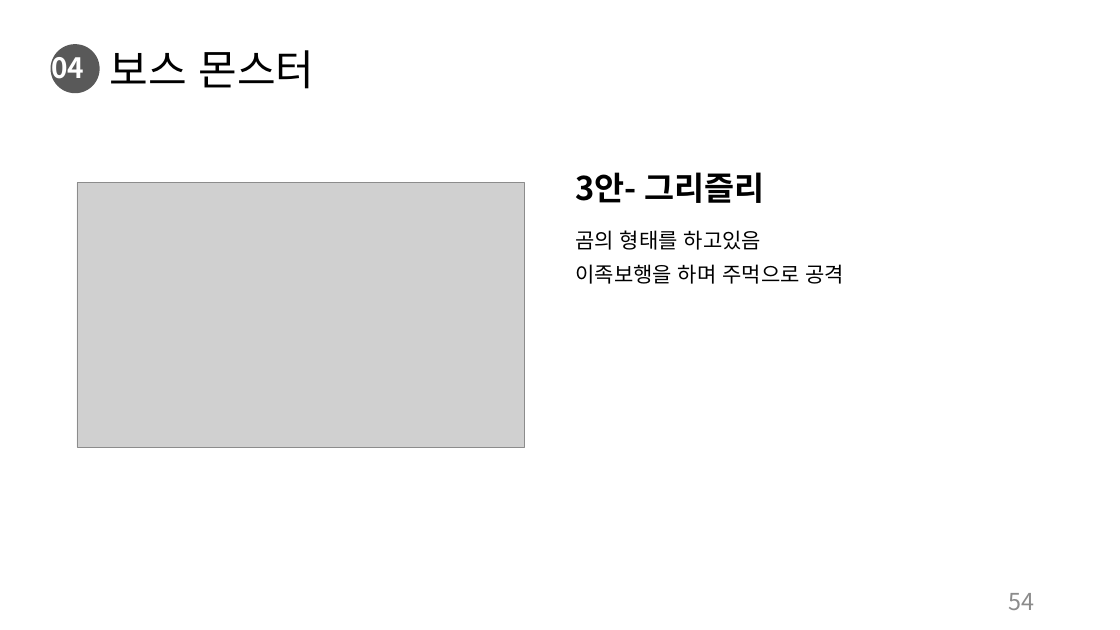
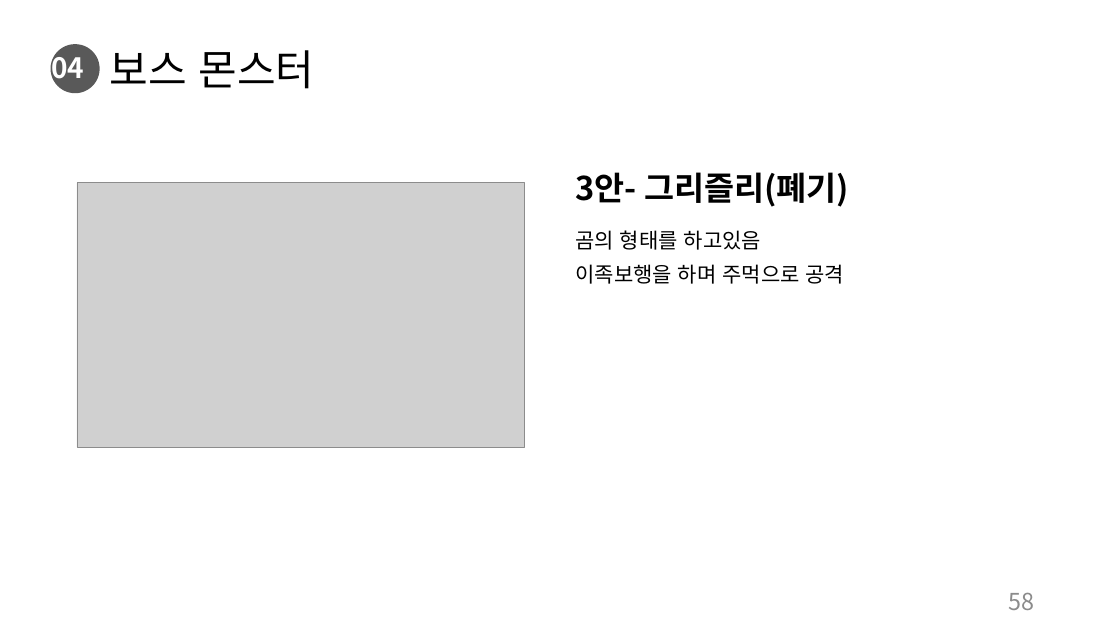
Before and after one commit to charobe/HDB, a slide deck: slide 58 of 조영욱/하자 드 바이오.pptx (slide 54 before the commit). Drawn at 1120x630 pixels with LibreOffice and Linux fonts; fonts in the diff are those of the drawing; grey boxes stand for pictures. Boxes give left, top, right and bottom in pixels: in the first picture for what was removed or moved away, otherwise in the second. Text is boxed around its words. In the diff, an @@ line names an element or a change of style, - is before the commit and + after.

```diff
--- a/조영욱/하자 드 바이오.pptx
+++ b/조영욱/하자 드 바이오.pptx
@@ text at (x1=575, y1=172, x2=849, y2=207): text changed @@
-3안- 그리즐리
+3안- 그리즐리(폐기)
@@ page number at (x1=1009, y1=593, x2=1035, y2=610): text changed @@
-54
+58
```
Also in this commit, not shown: 1 other slide changed, 4 slides added.
